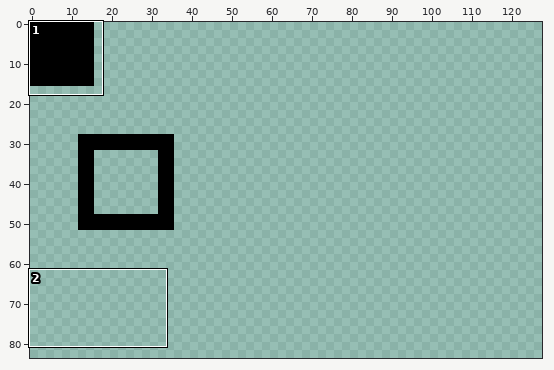
Pixel-art file, stored at DungeonCrawler/src/sprites/tileset_actual_test.aseprite. The first picture is a wide view before the edit; the outline marks the close-up.
Close-up. Earlier state:
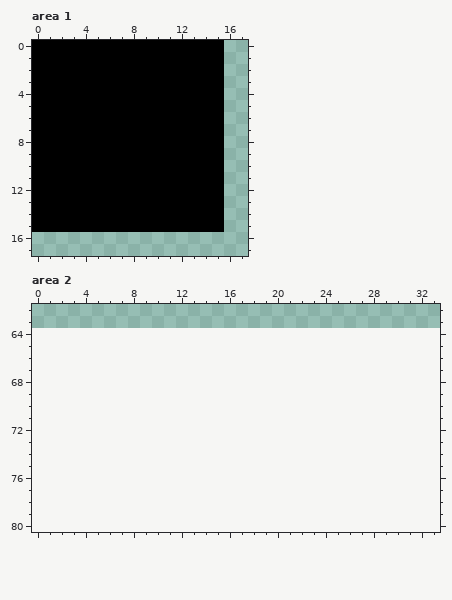
64x64 pixels, 1 frame. Colours within 5 levels of each other are drawn and written as one. Shown: area 1: x 0..17, y 0..17; area 2: x 0..33, y 62..80. The old version is drawn lined up with the new one, on the new canvas. The wide view leaves out empty margins. The commit also changed other parts of the picture, which this record leaves out.
The result:
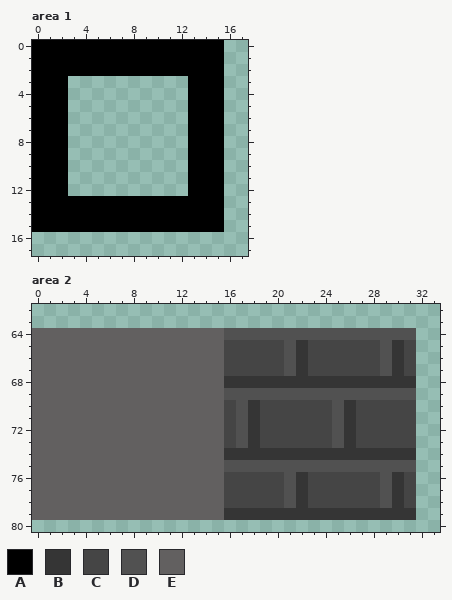
Palette (. is transparent): A #000000  B #353535  C #454545  D #515151  E #626060
Diff:
{"change": "canvas 64x64 -> 128x128"}
{"where": "area 1"}
{"y":3,"x":3,"old":"AAAAAAAAAA","new":".........."}
{"y":4,"x":3,"old":"AAAAAAAAAA","new":".........."}
{"y":5,"x":3,"old":"AAAAAAAAAA","new":".........."}
{"y":6,"x":3,"old":"AAAAAAAAAA","new":".........."}
{"y":7,"x":3,"old":"AAAAAAAAAA","new":".........."}
{"y":8,"x":3,"old":"AAAAAAAAAA","new":".........."}
{"y":9,"x":3,"old":"AAAAAAAAAA","new":".........."}
{"y":10,"x":3,"old":"AAAAAAAAAA","new":".........."}
{"y":11,"x":3,"old":"AAAAAAAAAA","new":".........."}
{"y":12,"x":3,"old":"AAAAAAAAAA","new":".........."}
{"where": "area 2"}
{"y":64,"x":0,"old":"................................","new":"EEEEEEEEEEEEEEEEDDDDDDDDDDDDDDDD"}
{"y":65,"x":0,"old":"................................","new":"EEEEEEEEEEEEEEEECCCCCDBCCCCCCDBC"}
{"y":66,"x":0,"old":"................................","new":"EEEEEEEEEEEEEEEECCCCCDBCCCCCCDBC"}
{"y":67,"x":0,"old":"................................","new":"EEEEEEEEEEEEEEEECCCCCDBCCCCCCDBC"}
{"y":68,"x":0,"old":"................................","new":"EEEEEEEEEEEEEEEEBBBBBBBBBBBBBBBB"}
{"y":69,"x":0,"old":"................................","new":"EEEEEEEEEEEEEEEEDDDDDDDDDDDDDDDD"}
{"y":70,"x":0,"old":"................................","new":"EEEEEEEEEEEEEEEECDBCCCCCCDBCCCCC"}
{"y":71,"x":0,"old":"................................","new":"EEEEEEEEEEEEEEEECDBCCCCCCDBCCCCC"}
{"y":72,"x":0,"old":"................................","new":"EEEEEEEEEEEEEEEECDBCCCCCCDBCCCCC"}
{"y":73,"x":0,"old":"................................","new":"EEEEEEEEEEEEEEEECDBCCCCCCDBCCCCC"}
{"y":74,"x":0,"old":"................................","new":"EEEEEEEEEEEEEEEEBBBBBBBBBBBBBBBB"}
{"y":75,"x":0,"old":"................................","new":"EEEEEEEEEEEEEEEEDDDDDDDDDDDDDDDD"}
{"y":76,"x":0,"old":"................................","new":"EEEEEEEEEEEEEEEECCCCCDBCCCCCCDBC"}
{"y":77,"x":0,"old":"................................","new":"EEEEEEEEEEEEEEEECCCCCDBCCCCCCDBC"}
{"y":78,"x":0,"old":"................................","new":"EEEEEEEEEEEEEEEECCCCCDBCCCCCCDBC"}
{"y":79,"x":0,"old":"................................","new":"EEEEEEEEEEEEEEEEBBBBBBBBBBBBBBBB"}
{"label":"erased","picture_box":[68,76,188,196]}
{"label":"added","picture_box":[32,328,416,520]}
